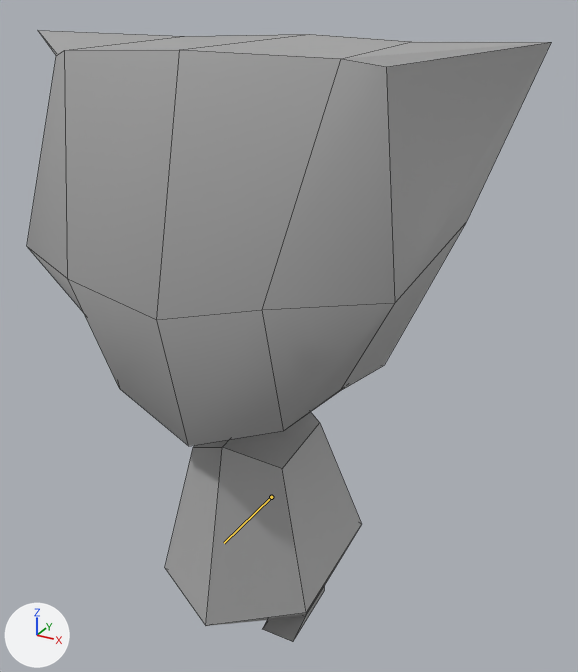
Two versions of the FBX model Content/Animation/main_menu.fbx, one commit apart.
The view is the same before and after, from a camera (50 mm lens) standing at (0.381, -0.643, 0.719) and looking at (0.022, 0.011, 0.392). The axes (+X, +Y, +Z) are drawn at lower left. The lights are the same throughout. The first picture is the older version. Both versions are drawn at frame 26 of the action 'Take 001'; the numbers are the values there. The bones that change are drawn over the model as lines. Mesh edges are drawn as thin lines.
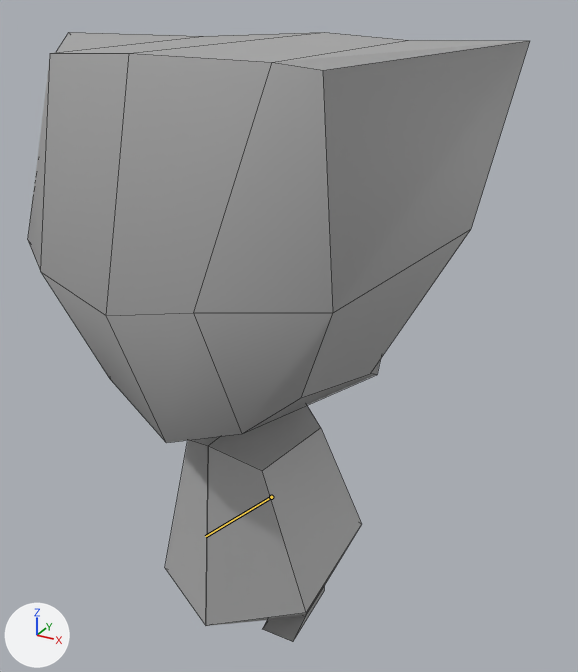
What the commit changed:
Bone 'chatRig_Spine2' (bone_chatrig_spine2) turns from (1, 0, 0) to (-13, 0, 0) degrees about its own x, y and z.

Boxes (x1, y1, x2, y2) around the edits, measured in the pictures (578 x 672 px):
'pCube12', posed
    before: (27, 30, 551, 642)
    after: (28, 32, 530, 642)
bone 'chatRig_Spine2', root to tip
    before: (271, 497) to (224, 543)
    after: (271, 497) to (205, 536)
